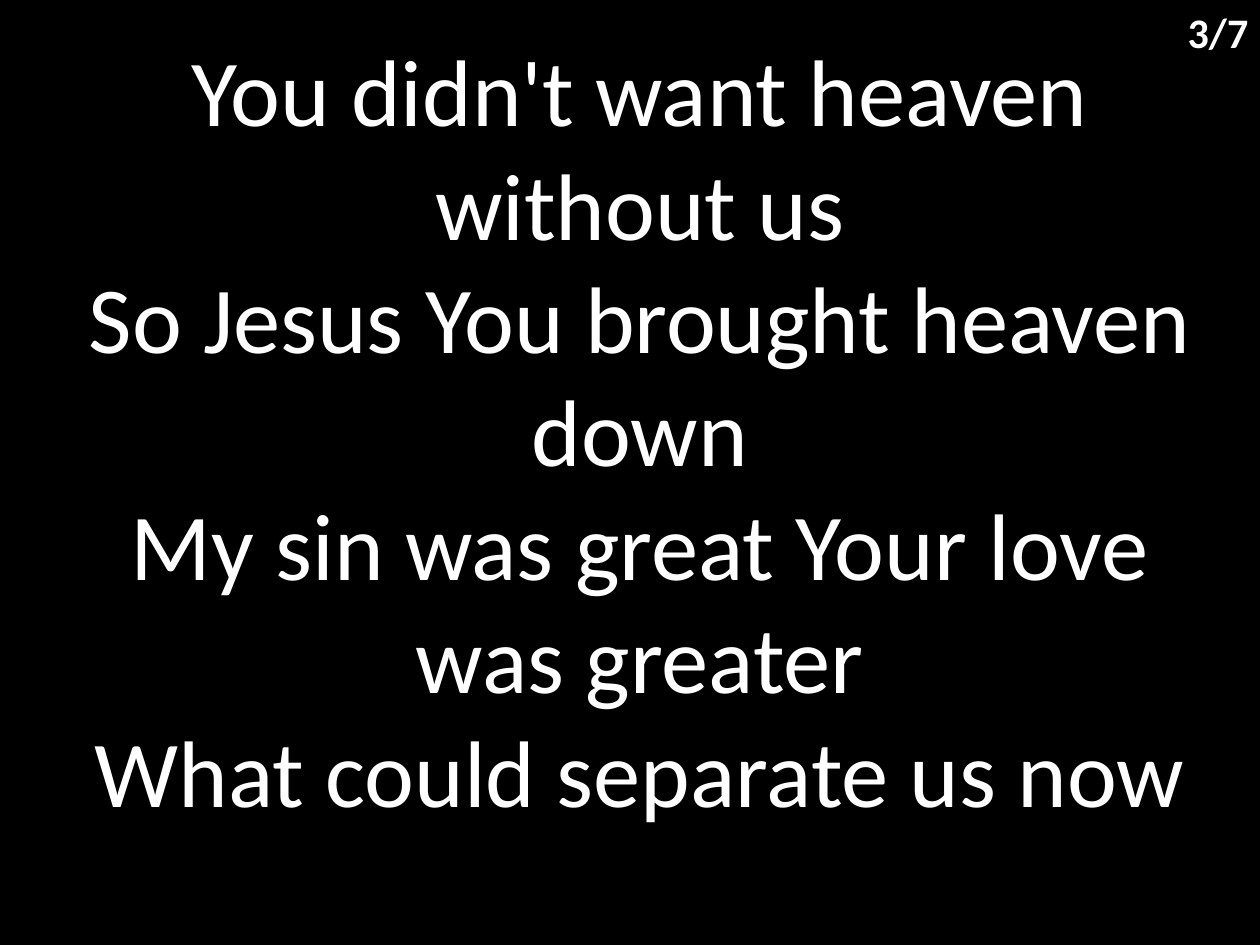
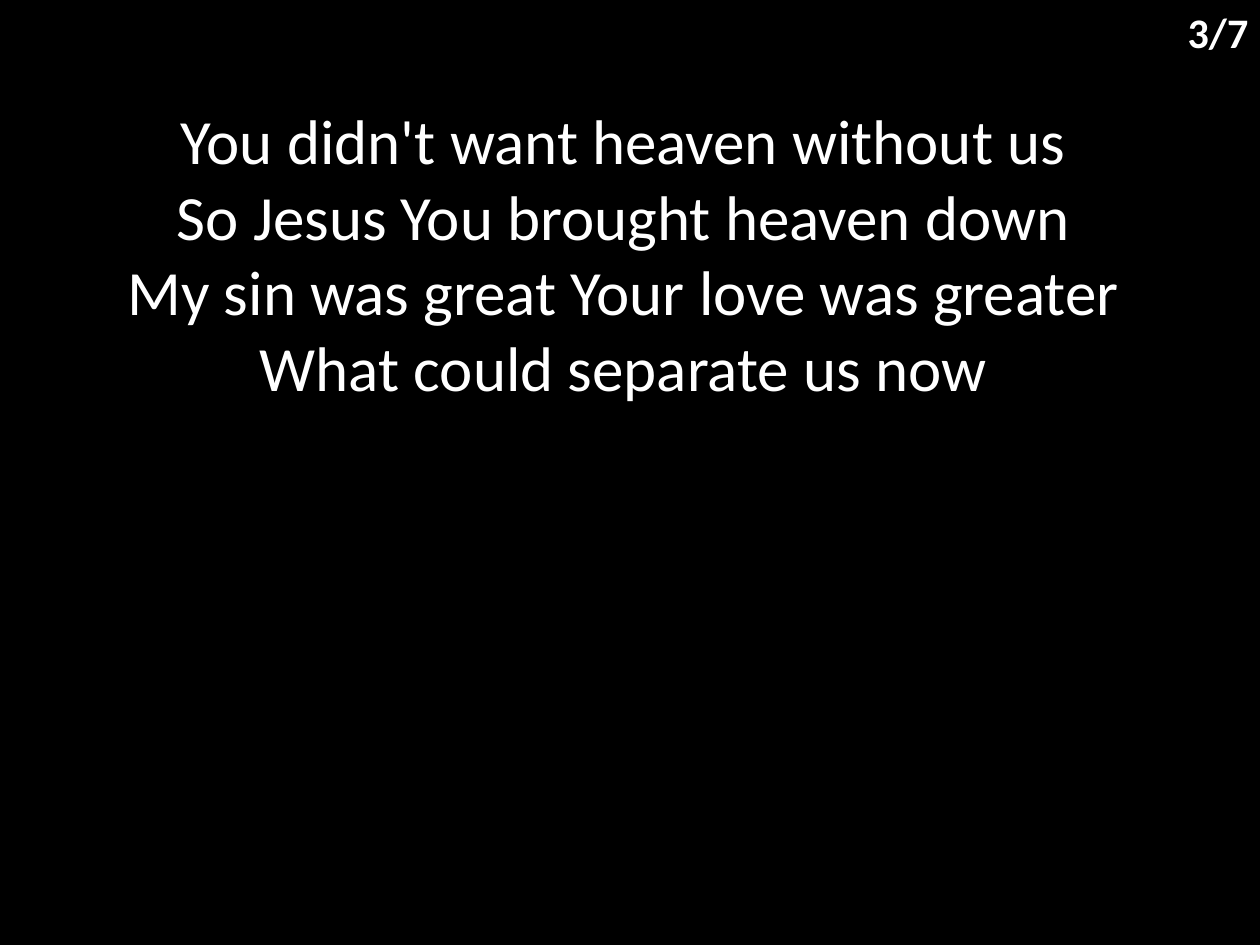
Before and after one commit to hoo-are-ya/worship, a slide deck: slide 4 of docs/songs/what a beautiful name.pptx. Drawn at 1260x945 pixels with LibreOffice and Linux fonts; fonts in the diff are those of the drawing. Boxes give left, top, right and bottom in pixels: in the first picture for what was removed or moved away, otherwise in the second. Text is boxed around its words. In the diff, an @@ line names an element or a change of style, - is before the commit and + after.

```diff
--- a/docs/songs/what a beautiful name.pptx
+++ b/docs/songs/what a beautiful name.pptx
@@ subtitle "You didn't want heaven without ...": place and size @@
-subtitle "You didn't want heaven without ..." at [89, 60, 1191, 823]
+subtitle "You didn't want heaven without ..." at [127, 120, 1118, 401]
@@ subtitle "You didn't want heaven without ..." at [127, 120, 1118, 401]: size 54 to 36 pt; less space between paragraphs @@
```
Also in this commit, not shown: 6 other slides changed, 4 other files.
